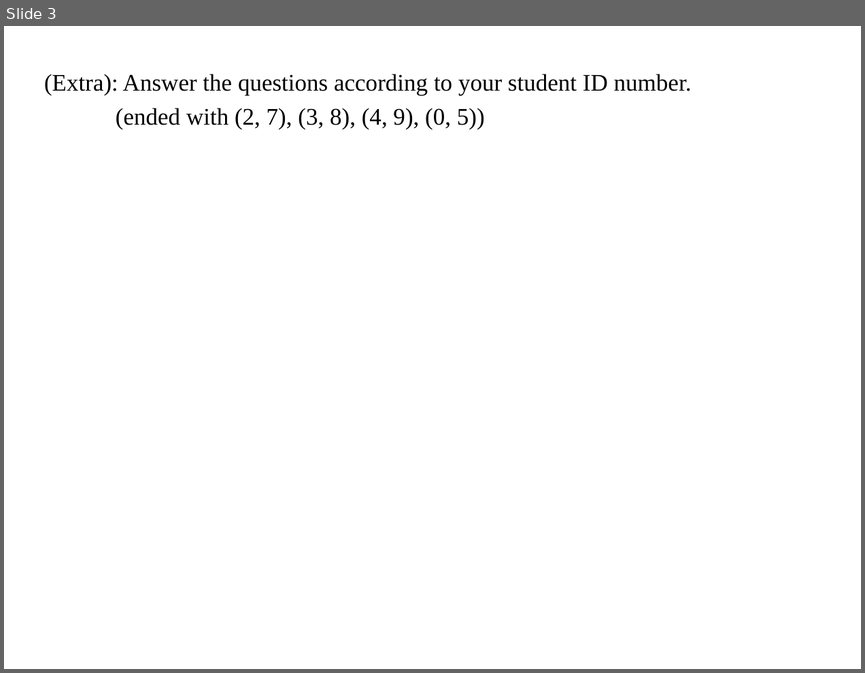
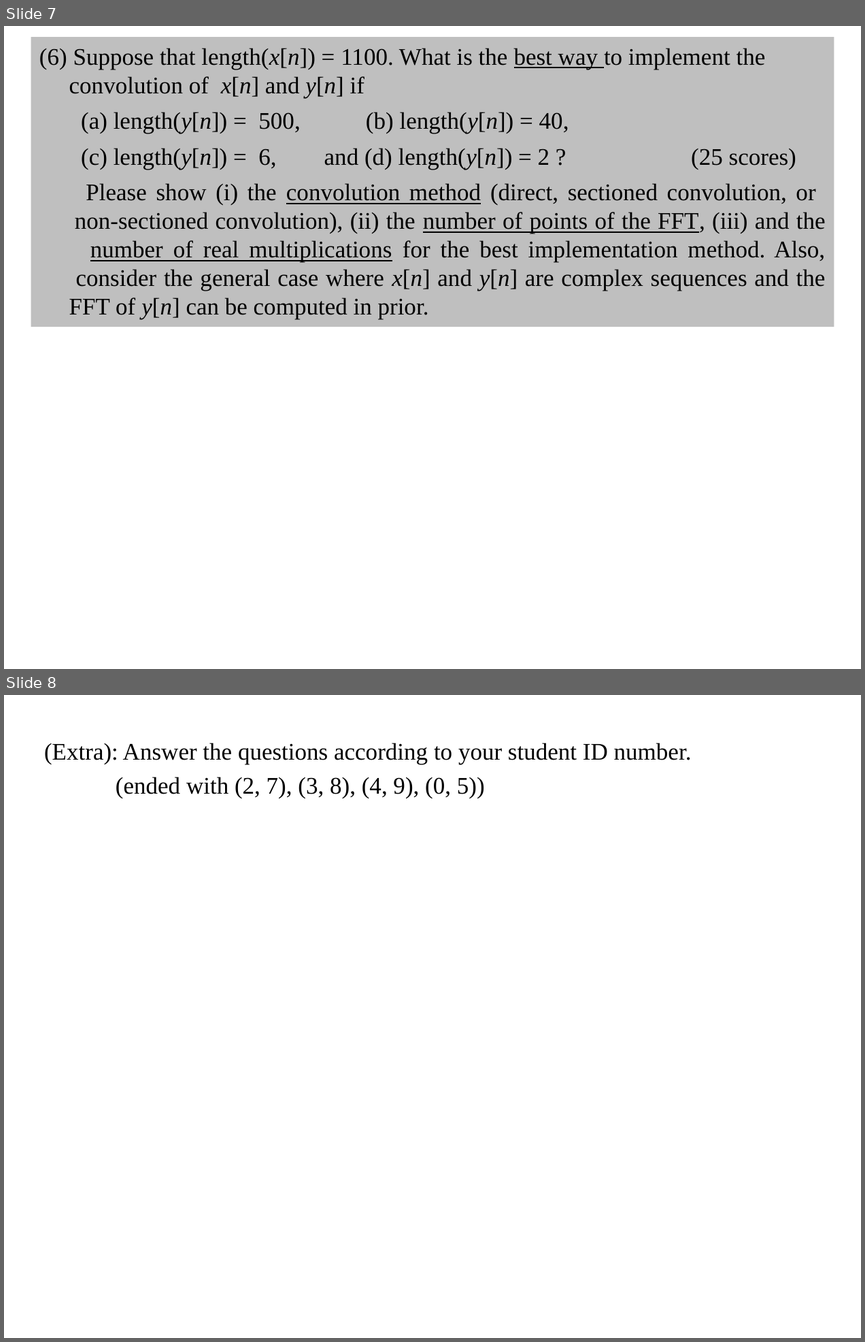
Before and after one commit to shihyuhuang/NTU-ADSP, a slide deck: HW4/r10943181_HW4.pptx. Shown one above the other, each under a label of ours: slide 3 before the commit, slides 7 and 8 after it. The pictures are 865x673 and 865x1342 pixels, drawn with LibreOffice and Linux fonts; fonts in the diff are those of the drawing. Boxes give left, top, right and bottom in pixels: in the first picture for what was removed or moved away, otherwise in the second. Text is boxed around its words. In the diff, an @@ line names an element or a change of style, - is before the commit and + after.

```diff
--- a/HW4/r10943181_HW4.pptx
+++ b/HW4/r10943181_HW4.pptx
@@ slide 7 added at [4, 26, 861, 669], background #FFFFFF @@
@@ rectangle added at [31, 37, 834, 327], fill #BFBFBF, 20 pt, text #000000 @@
+(6) Suppose that length(x[n]) = 1100. What is the best way to implement the
+convolution of x[n] and y[n] if
+(a) length(y[n]) = 500, (b) length(y[n]) = 40,
+(c) length(y[n]) = 6, and (d) length(y[n]) = 2 ? (25 scores)
+Please show (i) the convolution method (direct, sectioned convolution, or
+non-sectioned convolution), (ii) the number of points of the FFT, (iii) and the
+number of real multiplications for the best implementation method. Also,
+consider the general case where x[n] and y[n] are complex sequences and the
+FFT of y[n] can be computed in prior.
@@ what was slide 3 is now slide 8 @@
```
Also in this commit, not shown: 2 slides changed, 4 other slides added.
